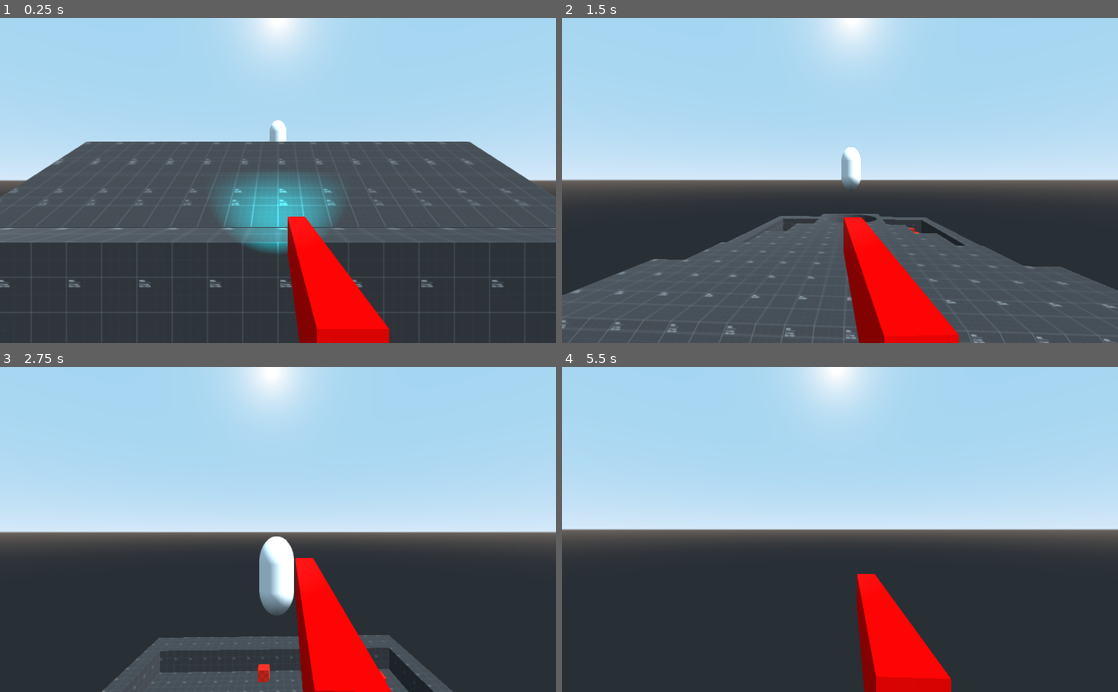
Above: before the commit, frames 1-4 (two rows, left to right).
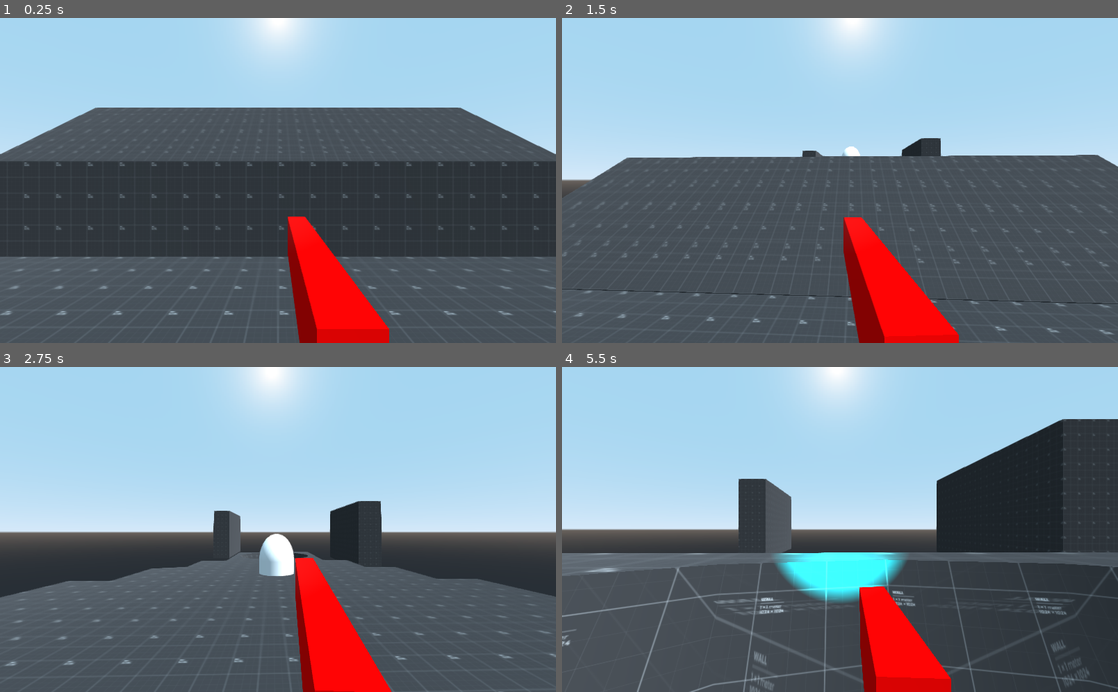
Above: after the commit, the same moments.

Repository: Loading64/Unrealimist
Game: Godot game, scene res://CSGVer of test level.tscn
Same seed, same stepped clock (60 frames per second), same inputs: the game is played once before the commit and once after it.
Inputs (mouse positions are in pixels of both pictures, inside the frame that each line leads up to):
- Up to frame 1 (0.25 s): no input
- Up to frame 2 (1.5 s): move the mouse to (867, 180) at 0.52 s; hold Space (jump) 0.53-1.28 s; hold W (move_forward) from 0.53 s (still down); move the mouse to (812, 180) at 1.27 s; click (812, 180) at 1.35 s
- Up to frame 3 (2.75 s): keep holding W (move_forward); tap Space (jump) at 1.52, 1.55, 1.82, 2.3 s; move the mouse to (289, 523) at 2.02 s; hold Ctrl (Sliding) from 2.03 s (still down)
- Up to frame 4 (5.5 s): keep holding W (move_forward); move the mouse to (834, 536) at 2.77 s; release Ctrl (Sliding) at 2.78 s; tap Shift (Sprint) at 2.85 s; tap Space (jump) at 3.02, 3.05, 3.32, 4.52, 4.55, 4.82, 5.3 s; move the mouse to (878, 532) at 3.52 s; hold Space (jump) 3.53-4.28 s; move the mouse to (795, 526) at 4.27 s; click (795, 526) at 4.35 s; move the mouse to (845, 529) at 5.02 s; hold Ctrl (Sliding) from 5.03 s (still down)

The runs differ from the first frame. In frame 1, 53% of the frame differs, in the area x 0-100%, y 27-100%; in frame 2, 26%; in frame 3, 30%; in frame 4, 37%.

Commit message:
added basic wallrun

Diff:
--- a/Badguy.gd
+++ b/Badguy.gd
@@ -9,7 +9,7 @@
 # Called when the node enters the scene tree for the first time.
 func _ready():
 	pass # Replace with function body.
-func _process(delta):
+func _deltaprocess(delta):
 	if health <= 0:
 		print("enemy dead")
 		queue_free()
--- a/CSGVer of test level.tscn
+++ b/CSGVer of test level.tscn
@@ -8,9 +8,10 @@
 [node name="CSGVer of test level" type="Spatial"]
 
 [node name="DirectionalLight" type="DirectionalLight" parent="."]
-transform = Transform( 0.590477, -0.354215, 0.725169, -0.347105, 0.699726, 0.624421, -0.728598, -0.620416, 0.290222, 0, 9, 0 )
+transform = Transform( 0.590477, -0.354215, 0.725168, -0.347105, 0.699726, 0.624422, -0.728598, -0.620416, 0.290222, 0, 9, 0 )
 
 [node name="CSGCombiner" type="CSGCombiner" parent="."]
+transform = Transform( 2, 0, 0, 0, 2, 0, 0, 0, 2, 0, 0, 0 )
 use_collision = true
 
 [node name="CSGBox" type="CSGBox" parent="CSGCombiner"]
@@ -68,7 +69,7 @@
 material = ExtResource( 2 )
 
 [node name="CSGBox6" type="CSGBox" parent="CSGCombiner"]
-transform = Transform( 1, 0, 0, 0, 1, 0, 0, 0, 1, 0, 0, -25 )
+transform = Transform( 1, 0, 0, 0, 1, 0, 0, 0, 1, 0, 0, -21.5 )
 width = 18.0
 height = 3.0
 depth = 16.0
@@ -82,52 +83,64 @@
 material = ExtResource( 2 )
 
 [node name="CSGBox7" type="CSGBox" parent="CSGCombiner"]
-transform = Transform( 0.6, 0, 0, 0, 0.6, 0, 0, 0, 0.6, -3, 1, -23 )
+transform = Transform( 0.6, 0, 0, 0, 0.6, 0, 0, 0, 0.6, -3, 1, -20.5 )
 material = ExtResource( 3 )
 
 [node name="CSGBox10" type="CSGBox" parent="CSGCombiner"]
-transform = Transform( 0.6, 0, 0, 0, 0.6, 0, 0, 0, 0.6, 0, 1, -23 )
+transform = Transform( 0.6, 0, 0, 0, 0.6, 0, 0, 0, 0.6, 0, 1, -20.5 )
 material = ExtResource( 3 )
 
 [node name="CSGBox12" type="CSGBox" parent="CSGCombiner"]
-transform = Transform( 0.6, 0, 0, 0, 0.6, 0, 0, 0, 0.6, 4, 1, -24 )
+transform = Transform( 0.6, 0, 0, 0, 0.6, 0, 0, 0, 0.6, 4, 1, -21.5 )
 material = ExtResource( 3 )
 
 [node name="CSGBox8" type="CSGBox" parent="CSGCombiner"]
-transform = Transform( 0.36, 0, 0, 0, 0.36, 0, 0, 0, 0.36, -0.8, 0.6, -29.8 )
+transform = Transform( 0.36, 0, 0, 0, 0.36, 0, 0, 0, 0.36, -0.8, 0.6, -27.3 )
 material = ExtResource( 3 )
 
 [node name="CSGBox15" type="CSGBox" parent="CSGCombiner"]
-transform = Transform( 0.36, 0, 0, 0, 0.36, 0, 0, 0, 0.36, 1.2, 0.6, -25.8 )
+transform = Transform( 0.36, 0, 0, 0, 0.36, 0, 0, 0, 0.36, 1.2, 0.6, -23.3 )
 material = ExtResource( 3 )
 
 [node name="CSGBox16" type="CSGBox" parent="CSGCombiner"]
-transform = Transform( 0.36, 0, 0, 0, 0.36, 0, 0, 0, 0.36, 4.2, 0.6, -27.8 )
+transform = Transform( 0.36, 0, 0, 0, 0.36, 0, 0, 0, 0.36, 4.2, 0.6, -25.3 )
 material = ExtResource( 3 )
 
 [node name="CSGBox17" type="CSGBox" parent="CSGCombiner"]
-transform = Transform( 0.36, 0, 0, 0, 0.36, 0, 0, 0, 0.36, 6.2, 0.6, -28.8 )
+transform = Transform( 0.36, 0, 0, 0, 0.36, 0, 0, 0, 0.36, 6.2, 0.6, -26.3 )
 material = ExtResource( 3 )
 
 [node name="CSGBox18" type="CSGBox" parent="CSGCombiner"]
-transform = Transform( 0.36, 0, 0, 0, 0.36, 0, 0, 0, 0.36, 6.2, 0.6, -26.8 )
+transform = Transform( 0.36, 0, 0, 0, 0.36, 0, 0, 0, 0.36, 6.2, 0.6, -24.3 )
 material = ExtResource( 3 )
 
 [node name="CSGBox9" type="CSGBox" parent="CSGCombiner"]
-transform = Transform( 0.216, 0, 0, 0, 0.216, 0, 0, 0, 0.216, -5.88, 0.26, -26.08 )
+transform = Transform( 0.216, 0, 0, 0, 0.216, 0, 0, 0, 0.216, -5.88, 0.26, -23.58 )
 material = ExtResource( 3 )
 
 [node name="CSGBox11" type="CSGBox" parent="CSGCombiner"]
-transform = Transform( 0.216, 0, 0, 0, 0.216, 0, 0, 0, 0.216, -0.88, 0.26, -26.08 )
+transform = Transform( 0.216, 0, 0, 0, 0.216, 0, 0, 0, 0.216, -0.88, 0.26, -23.58 )
 material = ExtResource( 3 )
 
 [node name="CSGBox13" type="CSGBox" parent="CSGCombiner"]
-transform = Transform( 0.216, 0, 0, 0, 0.216, 0, 0, 0, 0.216, 1.12, 0.26, -27.08 )
+transform = Transform( 0.216, 0, 0, 0, 0.216, 0, 0, 0, 0.216, 1.12, 0.26, -24.58 )
 material = ExtResource( 3 )
 
 [node name="CSGBox14" type="CSGBox" parent="CSGCombiner"]
-transform = Transform( 0.216, 0, 0, 0, 0.216, 0, 0, 0, 0.216, 3.12, 0.26, -29.08 )
+transform = Transform( 0.216, 0, 0, 0, 0.216, 0, 0, 0, 0.216, 3.12, 0.26, -26.58 )
 material = ExtResource( 3 )
+
+[node name="CSGBox19" type="CSGBox" parent="CSGCombiner"]
+transform = Transform( 1, 0, 0, 0, 1, 0, 0, 0, 1, 8.5, 4.5, -32.5 )
+height = 6.0
+depth = 10.0
+material = ExtResource( 2 )
+
+[node name="CSGBox20" type="CSGBox" parent="CSGCombiner"]
+transform = Transform( 1, 0, 0, 0, 1, 0, 0, 0, 1, -6.5, 4.5, -42 )
+height = 6.0
+depth = 10.0
+material = ExtResource( 2 )
 
 [node name="KinematicBody" parent="." instance=ExtResource( 1 )]
 transform = Transform( 1, 0, 0, 0, 1, 0, 0, 0, 1, 0, 1, 0 )
--- a/KinematicBody.gd
+++ b/KinematicBody.gd
@@ -5,6 +5,7 @@
 # var a = 2
 # var b = "text"
 const MAX_CAM_SHAKE = 0.3
+var wall_normal
 var damage = 10
 var standing = false
 var speed = 1
@@ -48,6 +49,13 @@
 func _ready():
 	Input.set_mouse_mode(Input.MOUSE_MODE_CAPTURED)
 
+func _wallrun():
+	if Input.is_action_pressed("jump"):
+		if Input.is_action_pressed("move_forward"):
+			if is_on_wall():
+				wall_normal = get_slide_collision(0)
+				gravity_vec = Vector3.ZERO
+				direction = -wall_normal.normal * speed
 
 func _input(event):
 
@@ -61,7 +69,7 @@
 		head.rotate_x(deg2rad(-event.relative.y * mouse_sensitivity))
 		head.rotation.x = clamp(head.rotation.x, deg2rad(-360), deg2rad(360))
 # warning-ignore:unused_argument
-func fire():
+func _fire():
 	if Input.is_action_pressed("Primary_fire"):
 		if not anim_player.is_playing():
 			camera.translation = lerp(camera.translation,
@@ -78,25 +86,29 @@
 		camera.translation = Vector3()
 		anim_player.stop()
 func _physics_process(delta):
-	fire()
-
+	_fire()
+	_wallrun()
 	direction = Vector3()
 	full_contact = ground_check.is_colliding()
 	if is_on_floor():
 		air_acceleration = 1
 		double_jump = 1
-	if not is_on_floor():
+
+	if not is_on_floor() and not _wallrun():
 		gravity_vec += Vector3.DOWN * gravity * delta
 		h_acceleration = air_acceleration
+
 	elif is_on_floor() and full_contact:
 		gravity_vec = -get_floor_normal() * gravity
 		double_jump = 1
 		air_acceleration = 1
+
 	else:
 		gravity_vec = -get_floor_normal()
 
 	if Input.is_action_just_pressed("jump") and (is_on_floor() or ground_check.is_colliding()):
 		gravity_vec = Vector3.UP * jump
+
 	elif Input.is_action_just_pressed("jump") and double_jump == 1 and (is_on_floor() == false or ground_check.is_colliding() == false):
 		gravity_vec = Vector3.UP * jump
 		double_jump = 0
@@ -114,12 +126,15 @@
 
 	if Input.is_action_pressed("Sprint"):
 		player_state = state.SPRINTING
+
 	elif Input.is_action_pressed("Sliding"):# and !Input.is_action_pressed("Sprint"):
 		pcap.shape.height -= transition_speed
 		player_state = state.CROUCHING
+
 	else:
 		player_state = state.STANDING
 		pcap.shape.height += transition_speed * delta
+
 	pcap.shape.height = clamp(pcap.shape.height, crouching_height, default_height)
 
 	if Input.is_action_pressed("Sliding") and Input.is_action_pressed("Sprint"):
@@ -129,30 +144,41 @@
 #		player_state = state.STANDING
 #		pcap.shape.height += transition_speed * delta * 2
 	pcap.shape.height = clamp(pcap.shape.height, sliding_height, default_height)
+
 	match(player_state):
 		state.SPRINTING:
 			print("sprinting")
 			statetimer.start()
 			speed = sprinting_speed
+
 		state.SLIDING:
 			print("sliding")
 			statetimer.start()
 			speed = sliding_speed
+
 		state.CROUCHING:
 			print("crouching")
 			statetimer.start()
 			speed = crouch_speed
+
 		state.STANDING:
 			print("standing")
 			statetimer.start()
 			speed = standing_speed
+
 	if not is_on_floor():
 		print("Falling")
+
 	direction = direction.normalized()
+
 	h_velocity = h_velocity.linear_interpolate(direction * speed, h_acceleration * delta)
+
 	movement.z = h_velocity.z + gravity_vec.z
+
 	movement.x = h_velocity.x + gravity_vec.x
+
 	movement.y = gravity_vec.y
+
 	movement = move_and_slide(movement, Vector3.UP)
 
 func _on_Timer_timeout():
--- a/project.godot
+++ b/project.godot
@@ -61,6 +61,10 @@
  ]
 }
 
+[physics]
+
+common/physics_fps=240
+
 [rendering]
 
 quality/driver/driver_name="GLES2"
